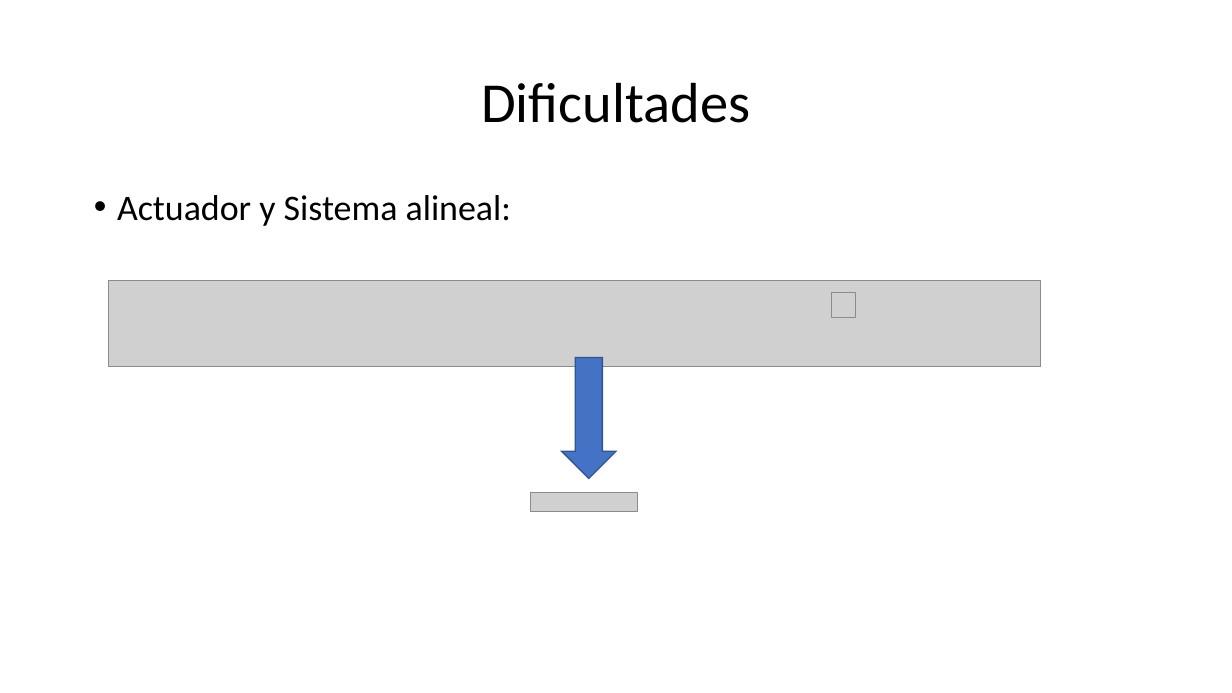
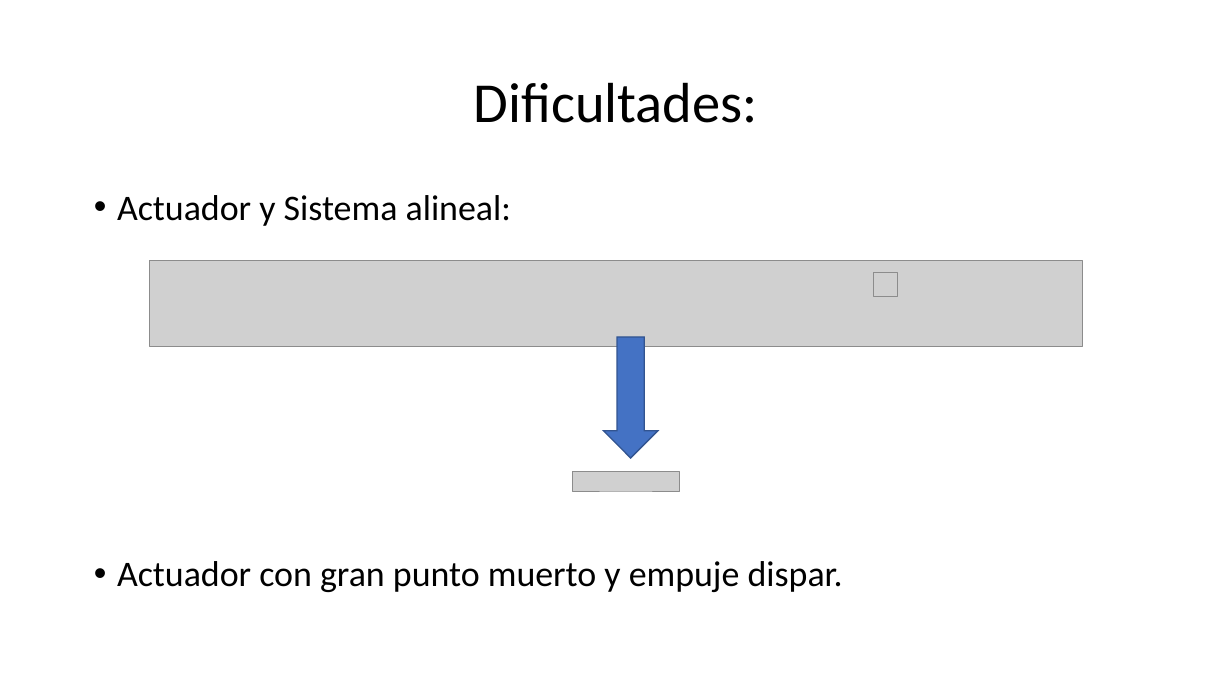
Before and after one commit to tlondero/SistemasDeControl, a slide deck: slide 4 of PID/PID_PALO.pptm. Drawn at 1232x693 pixels with LibreOffice and Linux fonts; fonts in the diff are those of the drawing; grey boxes stand for pictures. Boxes give left, top, right and bottom in pixels: in the first picture for what was removed or moved away, otherwise in the second. Text is boxed around its words. In the diff, an @@ line names an element or a change of style, - is before the commit and + after.

```diff
--- a/PID/PID_PALO.pptm
+++ b/PID/PID_PALO.pptm
@@ title at [474,82,758,123]: text changed @@
-Dificultades
+Dificultades:
@@ 3 pictures, 1 down arrow: place and size @@
-3 pictures, 1 down arrow at [108,281,1041,512]
+3 pictures, 1 down arrow at [150,261,1082,491]
@@ text at [117,561,843,592]: paragraph added @@
+• Actuador con gran punto muerto y empuje dispar.
```
Also in this commit, not shown: 3 other slides changed, 1 slide added.
